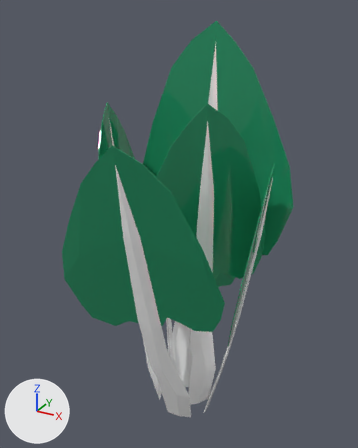
Renders of the FBX model Assets/Art/Models/Vegetables/Chard/Planted/Chard_4.fbx from each side of a commit.
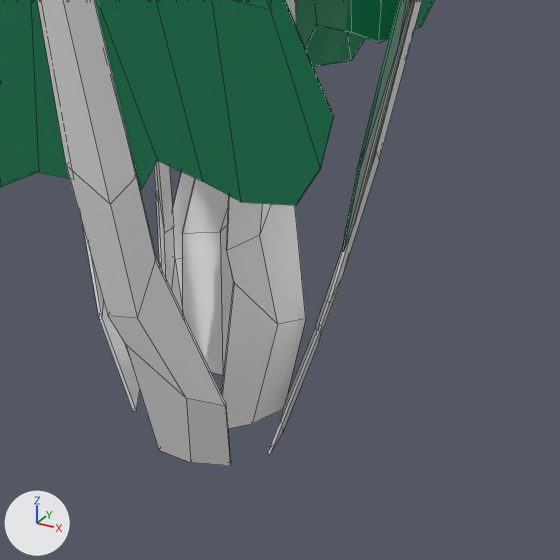
Each version appears first whole from a 50 mm lens placed at (0.143, -0.264, 0.278), pointed at (0.0, -0.004, 0.148), and next in a close-up on the part from 32% to 83% of the width and 59% to 100% of the height. The lights are fixed; the arrows at lower left show +X, +Y and +Z. The close-ups show mesh edges as thin lines. Where no turn or scale is listed for an object, it has been applied to the vertices. Vertices at the same position are counted once.

Objects in the first close-up: '4_Chard'.
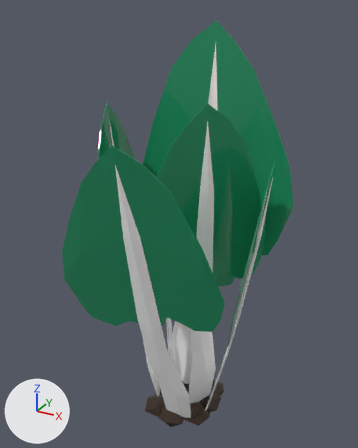
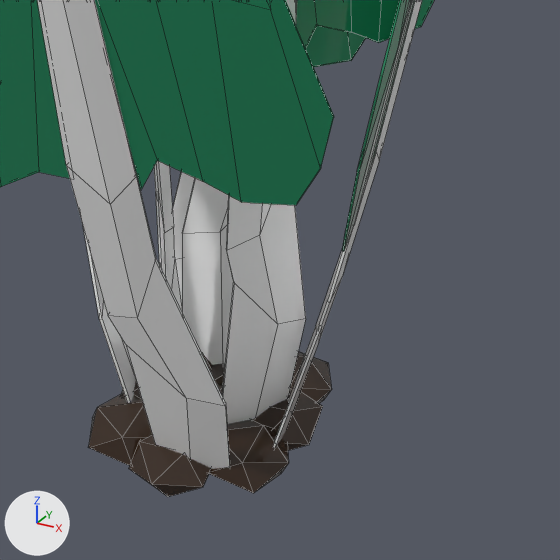
The newer file is also rescaled (x2.071) as a whole; pictures and numbers use the older file's frame.

What changed in the scene script:
```text
Change me_plane_049:
    used by ob_4_chard; location = (0.0, 0.0, 0.0)
    remove me_plane_049.from_pydata(...)  # 637 vertices, 672 faces; spans x -0.057..0.064, y -0.081..0.059, z -0.004..0.27
    add me_plane_049.from_pydata(...)  # 745 vertices, 852 faces; spans x -0.057..0.064, y -0.081..0.059, z -0.008..0.27
    me_plane_049 part 1: a new loose piece, an icosphere of 20 faces spanning x 0.006..0.028, y -0.018..0.003, z -0.007..0.004, in mat_base_color (picture img_paleta_png)
    me_plane_049 part 2: a new loose piece, an icosphere of 20 faces spanning x -0.023..-0.001, y -0.025..-0.004, z -0.007..0.004, in mat_base_color (picture img_paleta_png)
    me_plane_049 part 3: a new loose piece, an icosphere of 20 faces spanning x -0.021..0.0, y 0.003..0.026, z -0.007..0.004, in mat_base_color (picture img_paleta_png)
    me_plane_049 part 4: a new loose piece, an icosphere of 20 faces spanning x 0.005..0.027, y 0.01..0.03, z -0.007..0.004, in mat_base_color (picture img_paleta_png)
    me_plane_049 part 5: a new loose piece, an icosphere of 20 faces spanning x -0.005..0.015, y 0.002..0.023, z -0.008..0.005, in mat_base_color (picture img_paleta_png)
    me_plane_049 part 6: a new loose piece, an icosphere of 20 faces spanning x 0.008..0.03, y -0.005..0.018, z -0.007..0.004, in mat_base_color (picture img_paleta_png)
    me_plane_049 part 7: a new loose piece, an icosphere of 20 faces spanning x -0.022..-0.001, y -0.011..0.01, z -0.008..0.005, in mat_base_color (picture img_paleta_png)
    me_plane_049 part 8: a new loose piece, an icosphere of 20 faces spanning x -0.006..0.014, y -0.01..0.011, z -0.008..0.005, in mat_base_color (picture img_paleta_png)
    me_plane_049 part 9: a new loose piece, an icosphere of 20 faces spanning x -0.008..0.013, y -0.029..-0.006, z -0.007..0.004, in mat_base_color (picture img_paleta_png)
    me_plane_049 part 10
    35 vertices in x -0.018..0.023, y -0.019..0.013, z 0.0 move by (0.0, 0.0, -0.002)
    5 vertices in x -0.02..-0.006, y 0.016..0.022, z -0.004 move by (0.0, 0.0, 0.002)
    2 vertices move from x -0.019..0.016, y -0.015..0.015, z -0.003..0.001 to x -0.019..0.016, y -0.015..0.015, z -0.002
```

Where the change shows, as pixel boxes (x1, y1, x2, y2) in the close-ups (560 x 560 px; the box of a moved part takes in the faces that stretch with it):
'4_Chard', reshaped
    before: (0, 0, 434, 466)
    after: (0, 0, 434, 497)
part 1 of me_plane_049, added
    after: (209, 419, 289, 493)
part 2 of me_plane_049, added (brown)
    after: (88, 393, 152, 466)
part 3 of me_plane_049, added
    after: (202, 354, 212, 369)
part 4 of me_plane_049, added
    after: (290, 351, 332, 403)
part 5 of me_plane_049, added
    after: (210, 363, 225, 383)
part 6 of me_plane_049, added (black)
    after: (253, 389, 323, 450)
part 7 of me_plane_049, added
    after: (121, 381, 141, 398)
part 8 of me_plane_049, added
    after: (216, 383, 223, 394)
part 9 of me_plane_049, added (brown)
    after: (129, 433, 211, 497)
part 10 of me_plane_049, moved or reshaped
    before: (100, 226, 322, 466)
    after: (100, 226, 322, 469)
